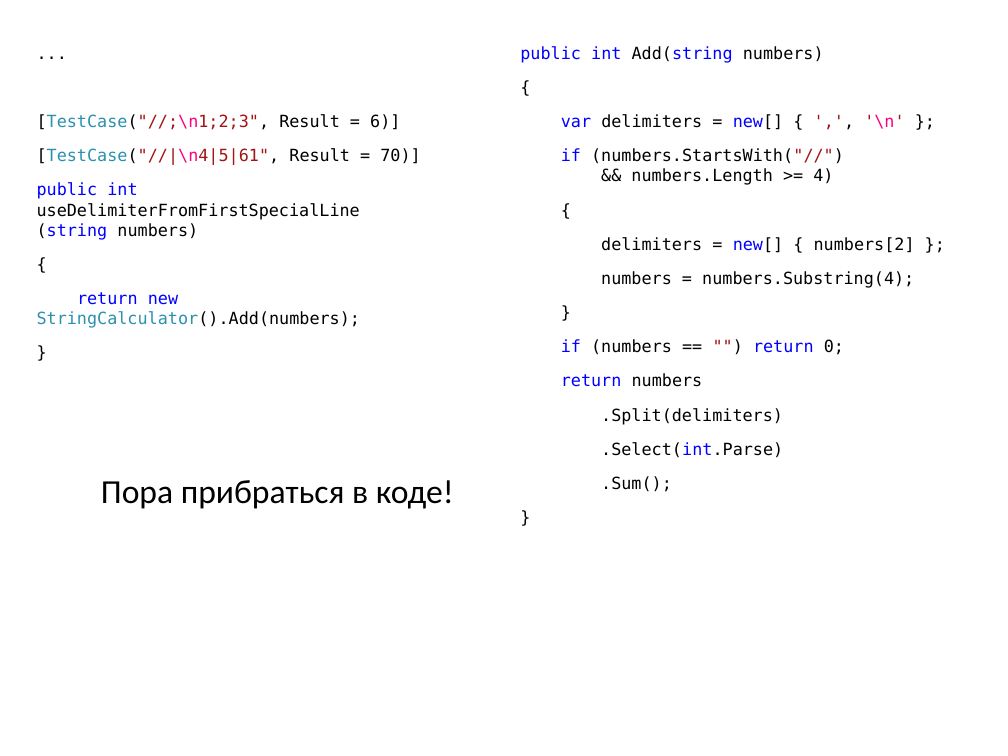
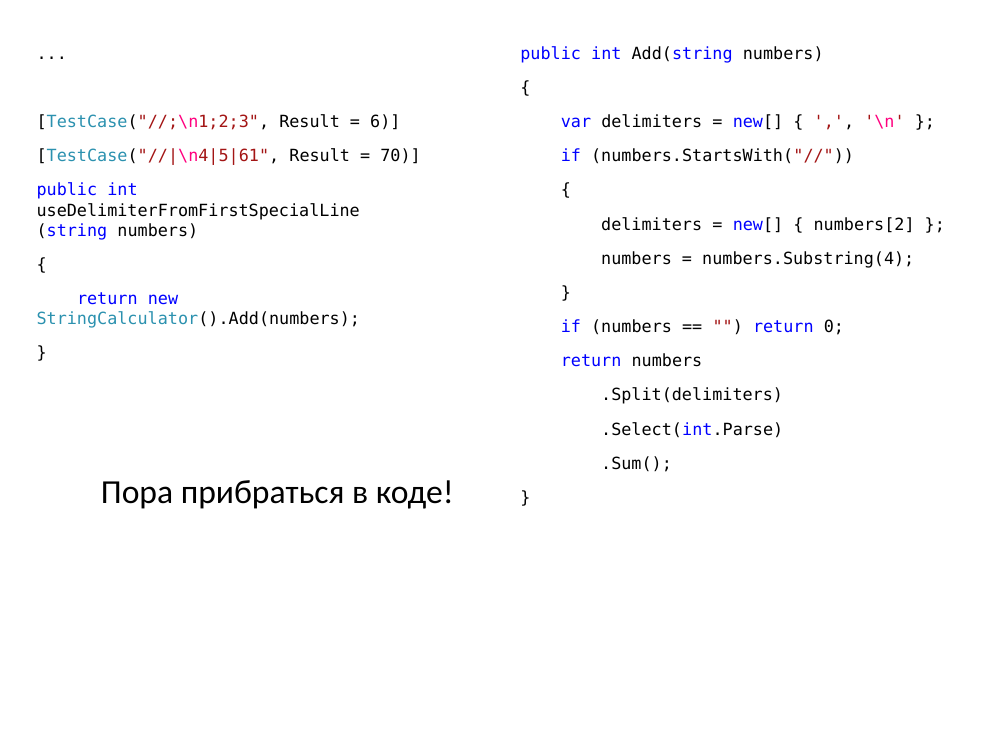
Before and after one commit to xoposhiy/testing-course, a slide deck: slide 13 of Tdd/StringCalculator Kata.pptx. Drawn at 1008x756 pixels with LibreOffice and Linux fonts; fonts in the diff are those of the drawing. Boxes give left, top, right and bottom in pixels: in the first picture for what was removed or moved away, otherwise in the second. Text is boxed around its words. In the diff, an @@ line names an element or a change of style, - is before the commit and + after.

```diff
--- a/Tdd/StringCalculator Kata.pptx
+++ b/Tdd/StringCalculator Kata.pptx
@@ text at bbox=[561, 148, 854, 164]: text changed @@
-if (numbers.StartsWith("//")
-&& numbers.Length >= 4)
+if (numbers.StartsWith("//"))
```
Also in this commit, not shown: 2 other slides changed, 2 other files.
